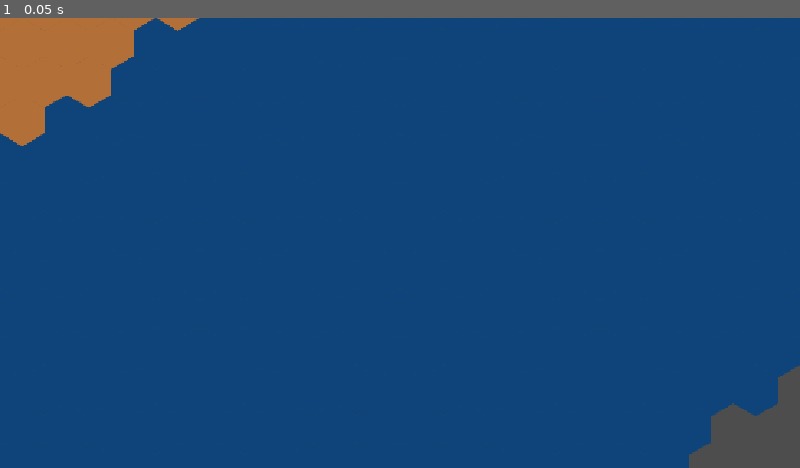
Above: before the commit, frame 1.
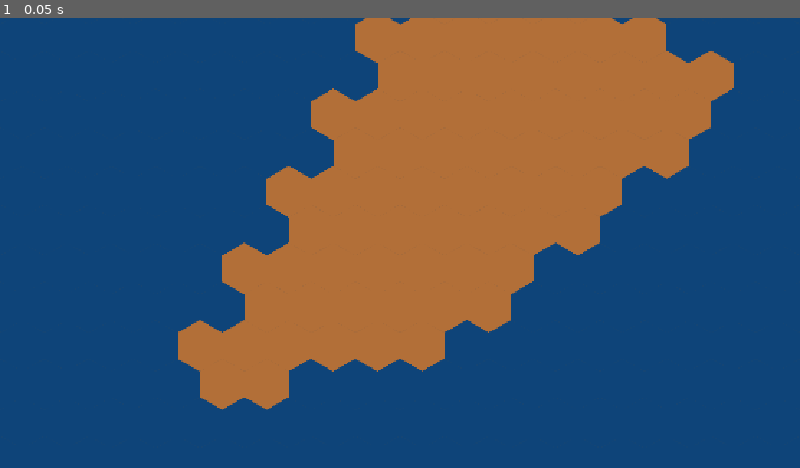
Above: after the commit, the same moment.

Repository: makryl-dev/Hexaria
Game: Godot game, scene res://world/world.tscn
The game is run twice, just before and just after one commit, with the same random seed, the same clock (stepped at 60 frames per second) and the same inputs.
Inputs:
- Up to frame 1 (0.05 s): no input

The runs differ from the first frame. In frame 1, 38% of the frame differs, in the area x 0-100%, y 0-100%.

Commit message:
feat: add camera movement and zooming

Diff:
--- /dev/null
+++ b/camera/camera.gd
@@ -0,0 +1,42 @@
+extends Camera2D
+
+var target_zoom: float = 1.0
+const MIN_ZOOM: float = 0.35
+const MAX_ZOOM: float = 2.5
+const ZOOM_FACTOR: float = 0.095
+const ZOOM_RATE: float = 15.0
+
+func zoom_in() -> void:
+	var step: float = target_zoom * ZOOM_FACTOR
+	target_zoom = max(target_zoom - step, MIN_ZOOM)
+	set_physics_process(true)
+
+func zoom_out() -> void:
+	var step: float = target_zoom * ZOOM_FACTOR
+	target_zoom = min(target_zoom + step, MAX_ZOOM)
+	set_physics_process(true)
+
+func _unhandled_input(event: InputEvent) -> void:
+	if event is InputEventMouseMotion:
+		if event.button_mask == MOUSE_BUTTON_MASK_MIDDLE:
+			position -= event.relative / zoom
+	if event is InputEventMouseButton:
+		if event.is_pressed():
+			if event.button_index == MOUSE_BUTTON_WHEEL_UP:
+				zoom_out()
+			if event.button_index == MOUSE_BUTTON_WHEEL_DOWN:
+				zoom_in()
+
+func _physics_process(delta: float) -> void:
+	var prev_zoom: Vector2 = zoom
+	var mouse_before: Vector2 = get_global_mouse_position()
+	zoom = lerp(
+		zoom,
+		target_zoom * Vector2.ONE,
+		ZOOM_RATE * delta
+	)
+	if zoom.x > prev_zoom.x:
+		position += mouse_before - get_global_mouse_position()
+	set_physics_process(
+		not is_equal_approx(zoom.x, target_zoom)
+	)
--- /dev/null
+++ b/camera/camera.tscn
@@ -0,0 +1,6 @@
+[gd_scene format=3 uid="uid://ccs4hasbxefl7"]
+
+[ext_resource type="Script" uid="uid://ds3skdsc45coi" path="res://camera/camera.gd" id="1_npc1t"]
+
+[node name="Camera" type="Camera2D" unique_id=463034421]
+script = ExtResource("1_npc1t")
--- a/world/world.tscn
+++ b/world/world.tscn
@@ -3,6 +3,7 @@
 [ext_resource type="Texture2D" uid="uid://dikjhqtxcjbjv" path="res://assets/terrain_types.png" id="1_6xmxd"]
 [ext_resource type="Script" uid="uid://kah0wq2vwg4g" path="res://world/world.gd" id="1_tcf2h"]
 [ext_resource type="Script" uid="uid://bufl1vl85j726" path="res://world/world_renderer.gd" id="3_4717r"]
+[ext_resource type="PackedScene" uid="uid://ccs4hasbxefl7" path="res://camera/camera.tscn" id="4_h5o24"]
 
 [sub_resource type="TileSetAtlasSource" id="TileSetAtlasSource_yw1td"]
 texture = ExtResource("1_6xmxd")
@@ -26,3 +27,5 @@
 script = ExtResource("3_4717r")
 terrain_layer = NodePath("../TerrainLayer")
 metadata/_custom_type_script = "uid://bufl1vl85j726"
+
+[node name="Camera" parent="." unique_id=463034421 instance=ExtResource("4_h5o24")]
Not shown, added: camera/camera.gd.uid
